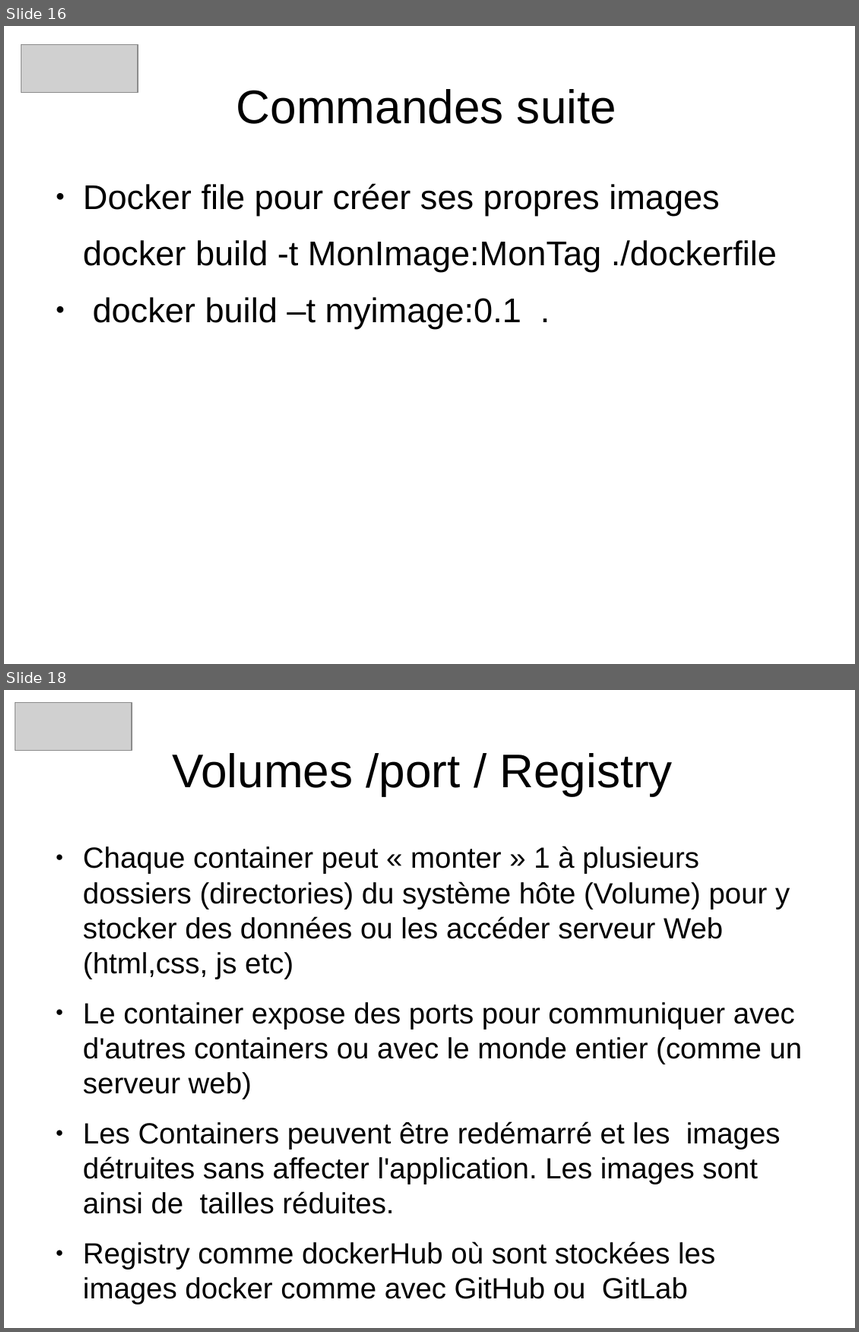
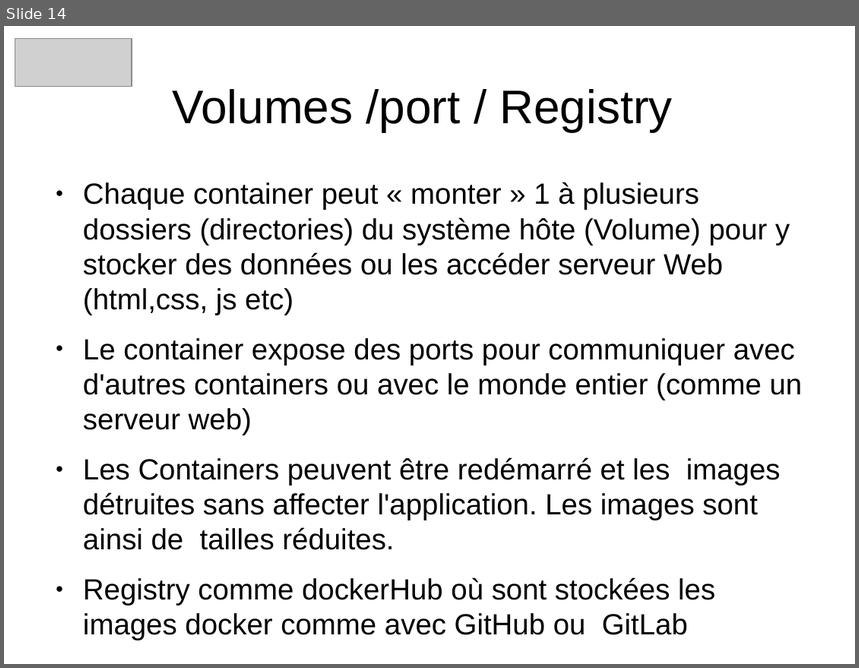
Before and after one commit to heylve/current, a slide deck: Rencontre_devs/docker_dev_conf_20_11_2017.odp. Shown one above the other, each under a label of ours: slides 16 and 18 before the commit, slide 14 after it; the slides between them are not shown. The pictures are 859x1332 and 859x668 pixels, drawn with LibreOffice and Linux fonts; fonts in the diff are those of the drawing; grey boxes stand for pictures. Boxes give left, top, right and bottom in pixels: in the first picture for what was removed or moved away, otherwise in the second. Text is boxed around its words. In the diff, an @@ line names an element or a change of style, - is before the commit and + after.

```diff
--- a/Rencontre_devs/docker_dev_conf_20_11_2017.odp
+++ b/Rencontre_devs/docker_dev_conf_20_11_2017.odp
@@ slide 16 removed at bbox=[4, 26, 855, 664], background #FFFFFF @@
@@ picture removed at bbox=[21, 44, 138, 92] @@
@@ title removed at bbox=[237, 89, 617, 124] @@
-Commandes suite
@@ text removed at bbox=[83, 183, 777, 328] @@
-● Docker file pour créer ses propres images
-docker build -t MonImage:MonTag ./dockerfile
-● docker build –t myimage:0.1 .
@@ what was slide 18 is now slide 14 @@
```
Also in this commit, not shown: 9 slides changed, 3 slides added, 7 other slides removed, 1 other file.
